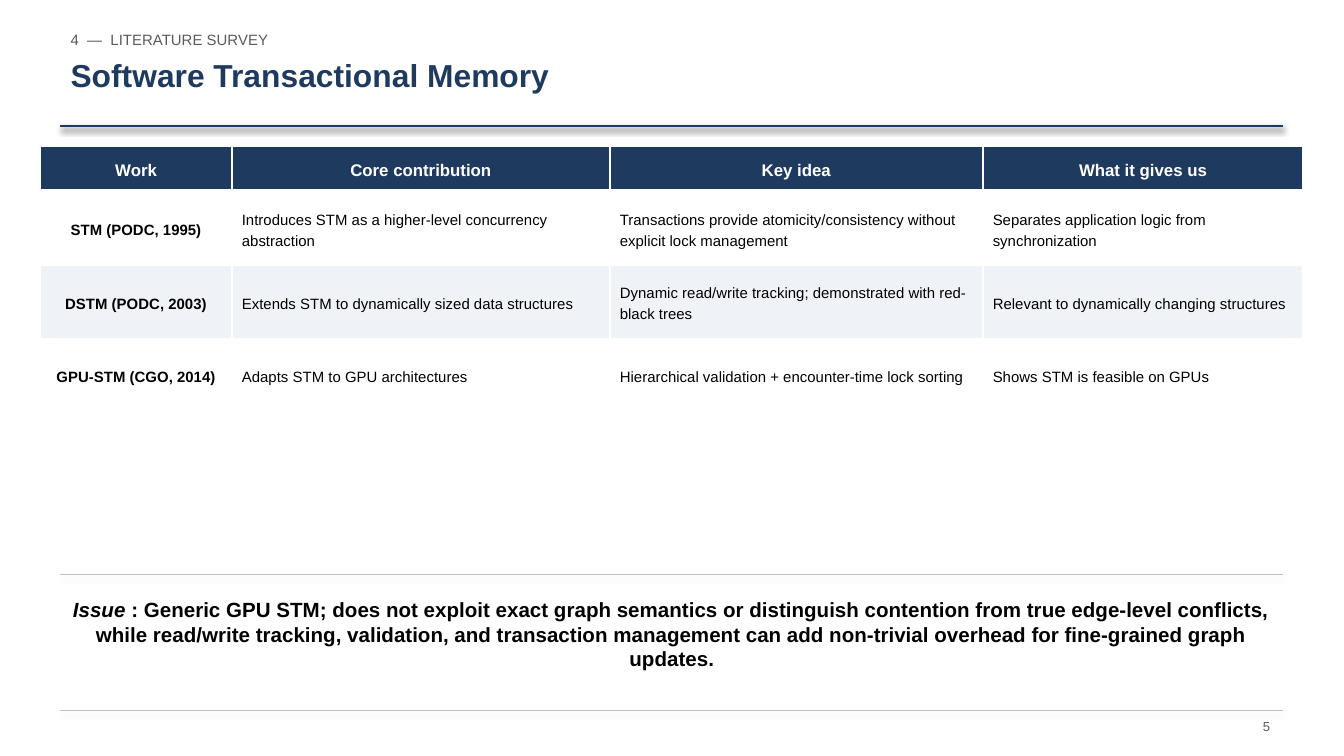
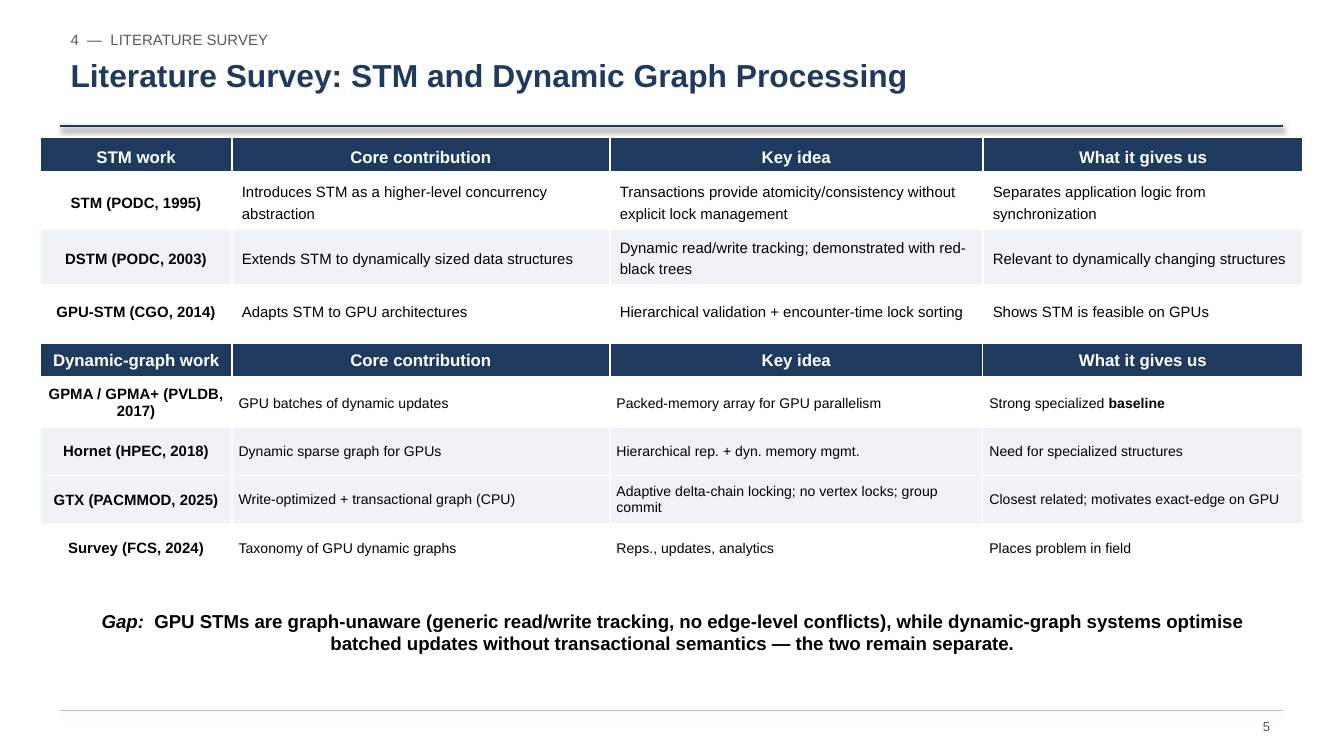
Before and after one commit to Ep1cGaimer/GTX-GPU, a slide deck: slide 6 of ppt/RM Presentation EndSem.pptx. Drawn at 1344x756 pixels with LibreOffice and Linux fonts; fonts in the diff are those of the drawing. Boxes give left, top, right and bottom in pixels: in the first picture for what was removed or moved away, otherwise in the second. Text is boxed around its words. In the diff, an @@ line names an element or a change of style, - is before the commit and + after.

```diff
--- a/ppt/RM Presentation EndSem.pptx
+++ b/ppt/RM Presentation EndSem.pptx
@@ text at (x1=71, y1=64, x2=907, y2=92): text changed @@
-Software Transactional Memory
+Literature Survey: STM and Dynamic Graph Processing
@@ table at (x1=40, y1=137, x2=1302, y2=327) @@
-row 1, column 1: Work
+row 1, column 1: STM work
@@ table resized from (x1=40, y1=146, x2=1302, y2=587) to (x1=40, y1=137, x2=1302, y2=327) @@
@@ table added at (x1=40, y1=343, x2=1304, y2=573), 5 rows, 4 columns @@
+Dynamic-graph work | Core contribution | Key idea | What it gives us
+GPMA / GPMA+ (PVLDB, 2017) | GPU batches of dynamic updates | Packed-memory array for GPU parallelism | Strong specialized baseline
+Hornet (HPEC, 2018) | Dynamic sparse graph for GPUs | Hierarchical rep. + dyn. memory mgmt. | Need for specialized structures
+GTX (PACMMOD, 2025) | Write-optimized + transactional graph (CPU) | Adaptive delta-chain locking; no vertex locks; group commit | Closest related; motivates exact-edge on GPU
+Survey (FCS, 2024) | Taxonomy of GPU dynamic graphs | Reps., updates, analytics | Places problem in field
@@ line removed from (60, 575) to (1284, 575) @@
@@ text at (x1=102, y1=614, x2=1243, y2=654): text changed; size 11 to 10 pt @@
-Issue : Generic GPU STM; does not exploit exact graph semantics or distinguish contention from true edge-level conflicts, while read/write tracking, validation, and transaction management can add non-trivial overhead for fine-grained graph updates.
+Gap: GPU STMs are graph-unaware (generic read/write tracking, no edge-level conflicts), while dynamic-graph systems optimise batched updates without transactional semantics — the two remain separate.
```
Also in this commit, not shown: 16 other slides changed, 2 slides removed, 1 other file.
